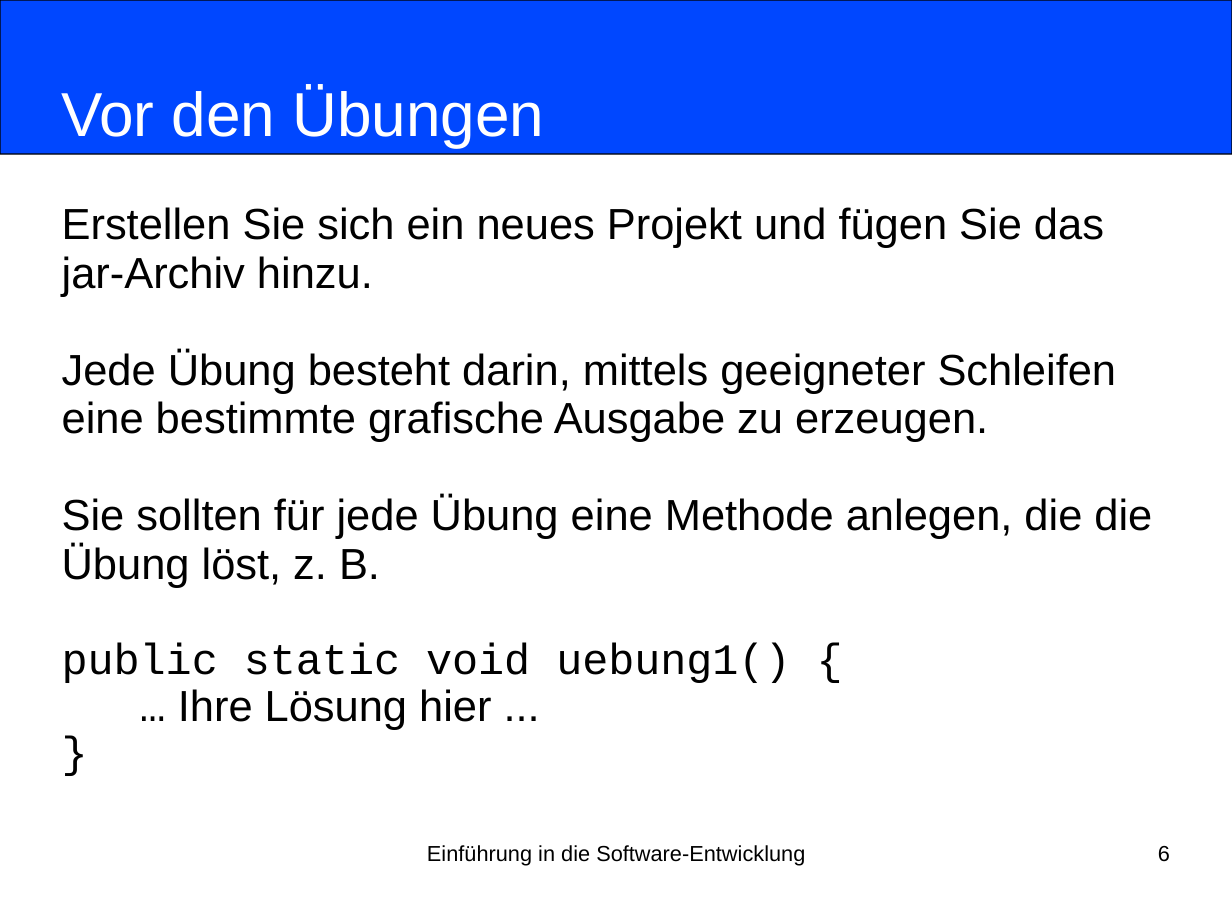
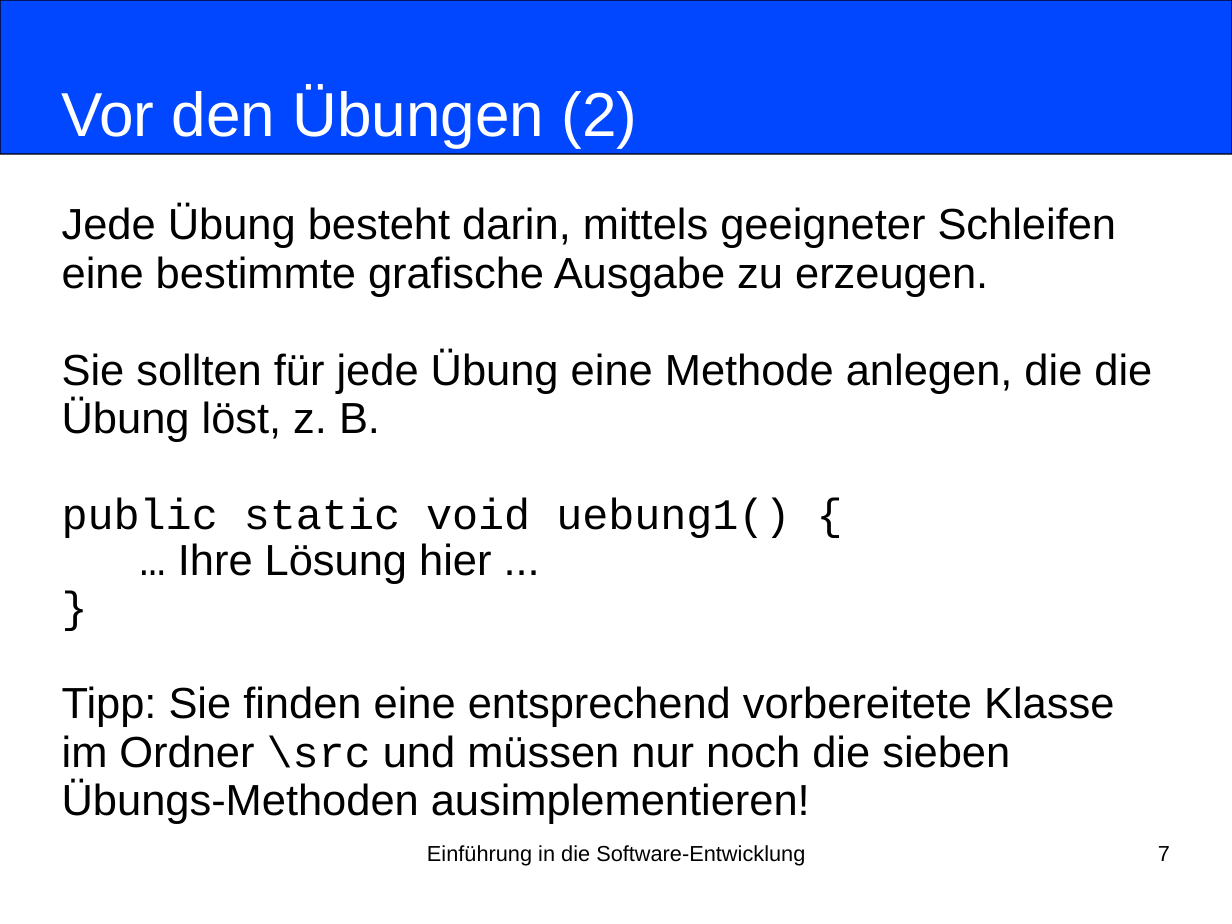
Before and after one commit to nordakademie-einfuehrung-java/vorlesungsskript, a slide deck: slide 7 of folien/Semester_03_Termin_05_Uebungsblock_01-04.ppt (slide 6 before the commit). Drawn at 1232x924 pixels with LibreOffice and Linux fonts; fonts in the diff are those of the drawing. Boxes give left, top, right and bottom in pixels: in the first picture for what was removed or moved away, otherwise in the second. Text is boxed around its words. In the diff, an @@ line names an element or a change of style, - is before the commit and + after.

```diff
--- a/folien/Semester_03_Termin_05_Uebungsblock_01-04.ppt
+++ b/folien/Semester_03_Termin_05_Uebungsblock_01-04.ppt
@@ title at <box>61,87,638,148</box>: text changed @@
-Vor den Übungen
+Vor den Übungen (2)
@@ subtitle at <box>62,207,1104,297</box>: paragraph removed @@
-Erstellen Sie sich ein neues Projekt und fügen Sie das jar-Archiv hinzu.
@@ subtitle at <box>62,686,1114,824</box>: paragraph added @@
+Tipp: Sie finden eine entsprechend vorbereitete Klasse im Ordner \src und müssen nur noch die sieben Übungs-Methoden ausimplementieren!
@@ page number at <box>1158,846,1170,861</box>: text changed @@
-6
+7
```
Also in this commit, not shown: 1 slide added.
